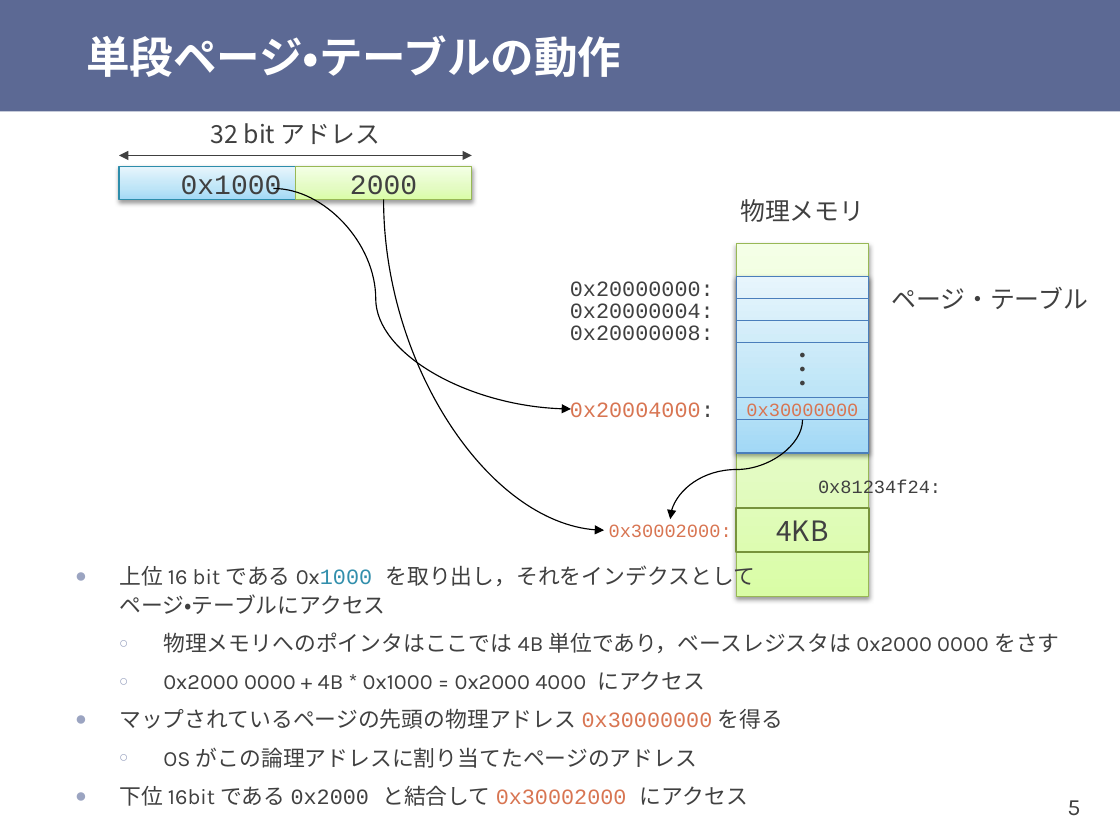
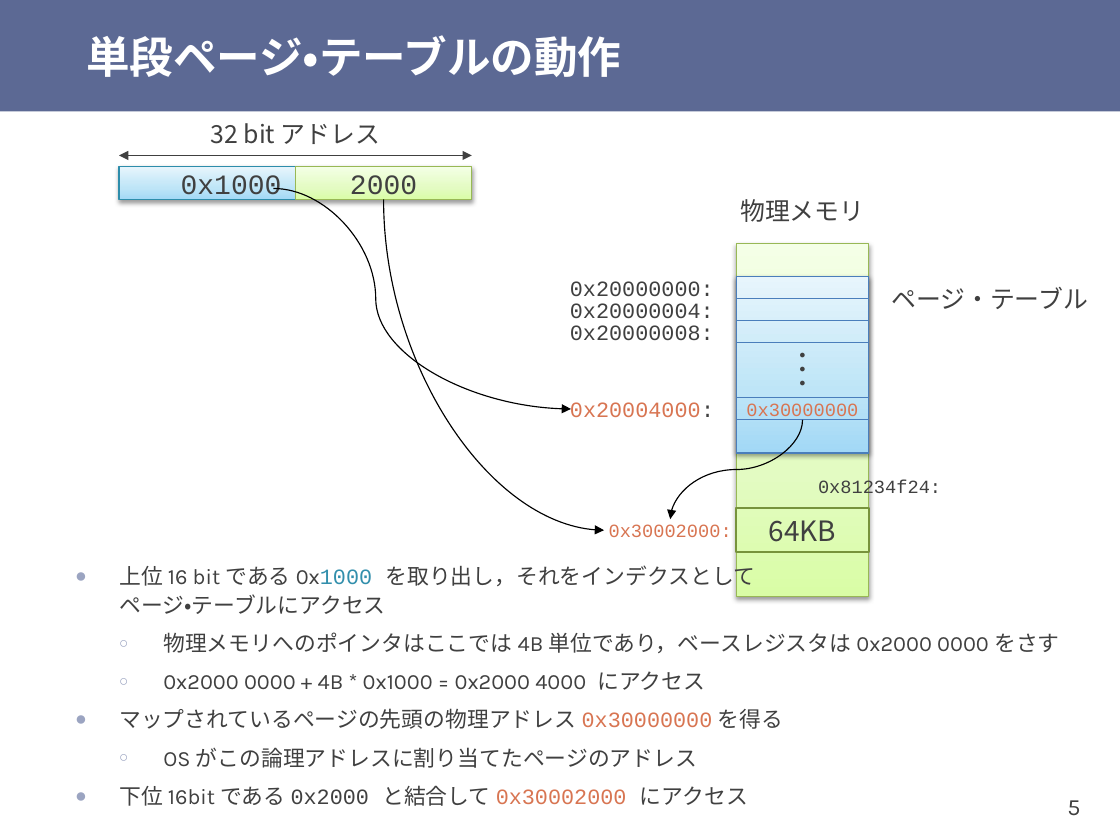
Before and after one commit to shioyadan/otya-computer-architecture-i, a slide deck: slide 5 of cai-shioya-12.pptx. Drawn at 1120x840 pixels with LibreOffice and Linux fonts; fonts in the diff are those of the drawing. Boxes give left, top, right and bottom in pixels: in the first picture for what was removed or moved away, otherwise in the second. Text is boxed around its words. In the diff, an @@ line names an element or a change of style, - is before the commit and + after.

```diff
--- a/cai-shioya-12.pptx
+++ b/cai-shioya-12.pptx
@@ text in rectangle at [769,520,837,542]: text changed @@
-4KB
+64KB
```
Also in this commit, not shown: 1 other slide changed, 7 other files.
